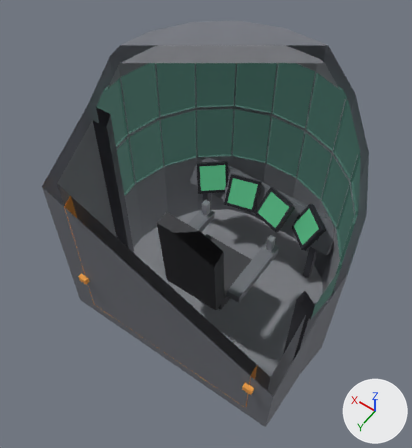
Two versions of the glTF model assets/models/cockpit_blockouts/tilewall_rear.glb, one commit apart.
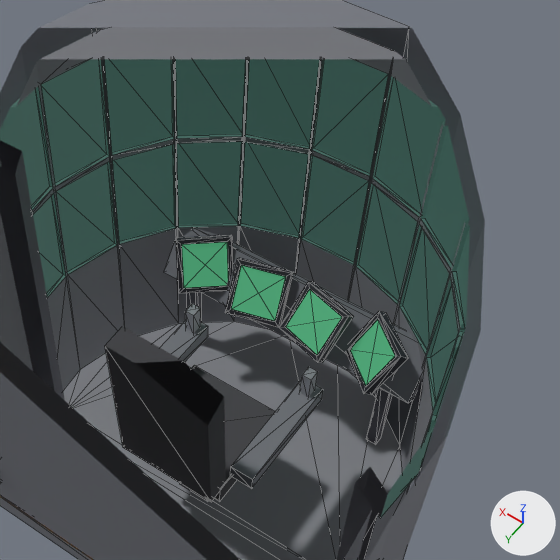
Each version is shown whole from a 50 mm lens placed at (-1.57, 2.41, 4.7), pointed at (0.11, 0.06, 1.0), then close up on the part from 24% to 100% of the width and 7% to 76% of the height. The lights are fixed; the arrows at lower right show +X, +Y and +Z. The first two pictures are the older version. The close-ups show mesh edges as thin lines. Everything nearer to the camera than a plane just in front of the edit is cut away. Where no turn or scale is listed for an object, it has been applied to the vertices. Vertices at exactly the same position are counted once.

Script lines for the objects in view, before the commit:
```python
ob_dash = bpy.data.objects.new('dash', me_dash_003)
ob_dash.location = (0.0, 0.0, 0.0)
ob_mfd_dash0 = bpy.data.objects.new('mfd_dash0', me_mfd_dash0_003)
ob_mfd_dash0.location = (0.0, 0.0, 0.0)
ob_mfd_dash0_screen = bpy.data.objects.new('mfd_dash0_screen', me_mfd_dash0_screen_003)
ob_mfd_dash0_screen.location = (0.0, 0.0, 0.0)
ob_mfd_dash1 = bpy.data.objects.new('mfd_dash1', me_mfd_dash1_003)
ob_mfd_dash1.location = (0.0, 0.0, 0.0)
ob_mfd_dash1_screen = bpy.data.objects.new('mfd_dash1_screen', me_mfd_dash1_screen_003)
ob_mfd_dash1_screen.location = (0.0, 0.0, 0.0)
ob_mfd_dash2 = bpy.data.objects.new('mfd_dash2', me_mfd_dash2_003)
ob_mfd_dash2.location = (0.0, 0.0, 0.0)
ob_mfd_dash2_screen = bpy.data.objects.new('mfd_dash2_screen', me_mfd_dash2_screen_003)
ob_mfd_dash2_screen.location = (0.0, 0.0, 0.0)
ob_mfd_dash3 = bpy.data.objects.new('mfd_dash3', me_mfd_dash3_003)
ob_mfd_dash3.location = (0.0, 0.0, 0.0)
ob_ramp = bpy.data.objects.new('ramp', me_shell_010)
ob_ramp.location = (0.0, 0.0, 0.0)
# me_mfd_dash0_screen_003
# before: 0 (-0.552, -0.47, 0.627) at pixel (366, 386), 1 (-0.368, -0.624, 0.627) at pixel (349, 349), 2 (-0.448, -0.719, 0.832) at pixel (378, 318), 3 (-0.632, -0.565, 0.832) at pixel (396, 356)
# also in view: 'seat' at (0.0, 0.09, 0.87); 'shell' at (0.0, -0.12, 1.06); 'mfd_dash3_screen' at (0.5, -0.59, 0.73)
```
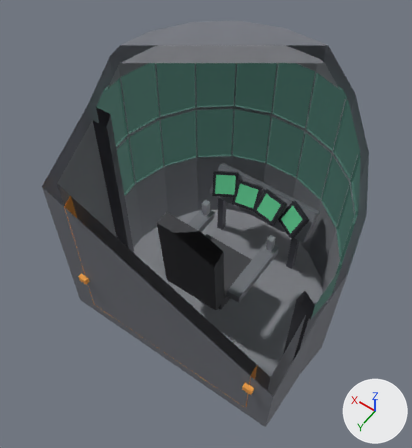
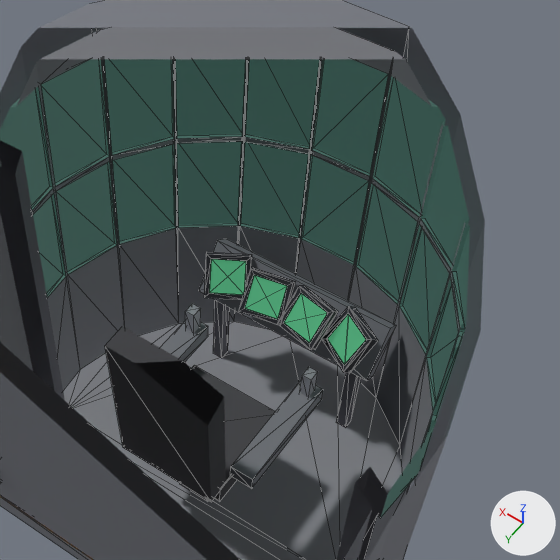
Where the change shows, as pixel boxes [x1, y1, x2, y2] in the close-ups (560 x 560 px):
'dash', mesh rescaled (23% narrower, 12% shorter)
    before: [164, 228, 423, 444]
    after: [199, 239, 397, 428]
'mfd_dash3_screen', reshaped (19% narrower, 21% shorter)
    before: [182, 242, 228, 288]
    after: [209, 259, 246, 295]
'mfd_dash0', reshaped (10% narrower, 20% shorter)
    before: [346, 311, 408, 395]
    after: [322, 306, 378, 373]
'mfd_dash0_screen', reshaped (15% narrower, 21% shorter)
    before: [350, 320, 395, 385]
    after: [328, 314, 366, 365]
'mfd_dash1', reshaped (21% narrower, 21% shorter)
    before: [279, 282, 354, 363]
    after: [279, 286, 338, 350]
'mfd_dash2_screen', reshaped (23% narrower, 21% shorter)
    before: [231, 265, 286, 321]
    after: [245, 275, 287, 319]
'mfd_dash1_screen', reshaped (23% narrower, 24% shorter)
    before: [286, 289, 342, 355]
    after: [284, 293, 327, 343]
'mfd_dash2', reshaped (16% narrower, 17% shorter)
    before: [225, 258, 293, 327]
    after: [239, 268, 296, 325]
'mfd_dash3', reshaped (16% narrower, 17% shorter)
    before: [176, 235, 233, 293]
    after: [204, 252, 252, 300]

Patch to the scene script:
```diff
--- a/assets/models/cockpit_blockouts/tilewall_rear.glb.py
+++ b/assets/models/cockpit_blockouts/tilewall_rear.glb.py
@@ me_dash_003 @@
-me_dash_003.from_pydata(...)  # 24 vertices, 36 faces; spans x -0.75..0.75, y -0.81..-0.56, z 0.0..0.79
+me_dash_003.from_pydata(...)  # 24 vertices, 36 faces; spans x -0.52..0.52, y -0.81..-0.56, z 0.0..0.79
+# me_dash_003 part 1: the whole mesh is scaled about its middle by (0.688, 1, 1)
 me_dash_003.materials.append(mat_console)
@@ me_mfd_dash0_003 @@
-me_mfd_dash0_003.from_pydata(...)  # 16 vertices, 28 faces; spans x -0.683..-0.337, y -0.773..-0.439, z 0.583..0.857
+me_mfd_dash0_003.from_pydata(...)  # 16 vertices, 28 faces; spans x -0.508..-0.22, y -0.74..-0.472, z 0.61..0.83
+# me_mfd_dash0_003 part 2: the whole mesh is rebuilt
 me_mfd_dash0_003.materials.append(mat_bezel)
@@ me_mfd_dash0_screen_003 @@
 # verts and faces of me_mfd_dash0_screen_003; kept vertices keep their numbers, new ones are numbered from 4
-me_mfd_dash0_screen_003.from_pydata(...)  # 4 vertices, 2 faces; spans x -0.632..-0.368, y -0.719..-0.47, z 0.627..0.832
+me_mfd_dash0_screen_003.from_pydata(...)  # 4 vertices, 2 faces; spans x -0.461..-0.252, y -0.684..-0.502, z 0.654..0.806
+# me_mfd_dash0_screen_003 part 3
+delete_vertices([*range(0, 4)])  # with the faces that use them
+verts[4] = (-0.408, -0.502, 0.654)  # pixel (344, 365)
+verts[5] = (-0.252, -0.596, 0.654)  # pixel (327, 338)
+verts[6] = (-0.305, -0.684, 0.806)  # pixel (348, 313)
+verts[7] = (-0.461, -0.59, 0.806)  # pixel (367, 339)
+faces += [(4, 6, 5), (4, 7, 6)]
 me_mfd_dash0_screen_003.materials.append(mat_screen_mfd_status)
@@ me_mfd_dash1_003 @@
-me_mfd_dash1_003.from_pydata(...)  # 16 vertices, 28 faces; spans x -0.339..-0.001, y -0.749..-0.463, z 0.59..0.85
+me_mfd_dash1_003.from_pydata(...)  # 16 vertices, 28 faces; spans x -0.253..0.011, y -0.718..-0.494, z 0.613..0.827
+# me_mfd_dash1_003 part 4: the whole mesh is rebuilt
 me_mfd_dash1_003.materials.append(mat_bezel)
@@ me_mfd_dash1_screen_003 @@
-me_mfd_dash1_screen_003.from_pydata(...)  # 4 vertices, 2 faces; spans x -0.301..-0.031, y -0.695..-0.49, z 0.635..0.826
-me_mfd_dash1_screen_003.vertices[0].co = (-0.262, -0.49, 0.635)  # pixel (317, 355)
-me_mfd_dash1_screen_003.vertices[1].co = (-0.031, -0.555, 0.635)  # pixel (285, 326)
-me_mfd_dash1_screen_003.vertices[2].co = (-0.07, -0.695, 0.826)  # pixel (309, 288)
-me_mfd_dash1_screen_003.vertices[3].co = (-0.301, -0.63, 0.826)  # pixel (343, 317)
+me_mfd_dash1_screen_003.from_pydata(...)  # 4 vertices, 2 faces; spans x -0.219..-0.018, y -0.665..-0.519, z 0.659..0.803
+# me_mfd_dash1_screen_003 part 5
+me_mfd_dash1_screen_003.vertices[0].co = (-0.197, -0.519, 0.659)  # pixel (310, 343)
+me_mfd_dash1_screen_003.vertices[1].co = (-0.018, -0.555, 0.659)  # pixel (283, 322)
+me_mfd_dash1_screen_003.vertices[2].co = (-0.04, -0.665, 0.803)  # pixel (301, 292)
+me_mfd_dash1_screen_003.vertices[3].co = (-0.219, -0.629, 0.803)  # pixel (328, 312)
 me_mfd_dash1_screen_003.materials.append(mat_screen_mfd_nav)
@@ me_mfd_dash2_003 @@
-me_mfd_dash2_003.from_pydata(...)  # 16 vertices, 28 faces; spans x 0.001..0.339, y -0.749..-0.463, z 0.59..0.85
+me_mfd_dash2_003.from_pydata(...)  # 16 vertices, 28 faces; spans x -0.011..0.253, y -0.718..-0.494, z 0.613..0.827
+# me_mfd_dash2_003 part 6: the whole mesh is rebuilt
 me_mfd_dash2_003.materials.append(mat_bezel)
@@ me_mfd_dash2_screen_003 @@
-me_mfd_dash2_screen_003.from_pydata(...)  # 4 vertices, 2 faces; spans x 0.031..0.301, y -0.695..-0.49, z 0.635..0.826
-me_mfd_dash2_screen_003.vertices[0].co = (0.031, -0.555, 0.635)  # pixel (275, 321)
-me_mfd_dash2_screen_003.vertices[1].co = (0.262, -0.49, 0.635)  # pixel (231, 309)
-me_mfd_dash2_screen_003.vertices[2].co = (0.301, -0.63, 0.826)  # pixel (241, 264)
-me_mfd_dash2_screen_003.vertices[3].co = (0.07, -0.695, 0.826)  # pixel (286, 276)
+me_mfd_dash2_screen_003.from_pydata(...)  # 4 vertices, 2 faces; spans x 0.018..0.219, y -0.665..-0.519, z 0.659..0.803
+# me_mfd_dash2_screen_003 part 7
+me_mfd_dash2_screen_003.vertices[0].co = (0.018, -0.555, 0.659)  # pixel (277, 319)
+me_mfd_dash2_screen_003.vertices[1].co = (0.197, -0.519, 0.659)  # pixel (244, 308)
+me_mfd_dash2_screen_003.vertices[2].co = (0.219, -0.629, 0.803)  # pixel (254, 274)
+me_mfd_dash2_screen_003.vertices[3].co = (0.04, -0.665, 0.803)  # pixel (287, 285)
 me_mfd_dash2_screen_003.materials.append(mat_screen_mfd_weapons)
@@ me_mfd_dash3_003 @@
-me_mfd_dash3_003.from_pydata(...)  # 16 vertices, 28 faces; spans x 0.337..0.683, y -0.773..-0.439, z 0.583..0.857
+me_mfd_dash3_003.from_pydata(...)  # 16 vertices, 28 faces; spans x 0.22..0.508, y -0.74..-0.472, z 0.61..0.83
+# me_mfd_dash3_003 part 8: the whole mesh is rebuilt
 me_mfd_dash3_003.materials.append(mat_bezel)
@@ me_mfd_dash3_screen_003 @@
-me_mfd_dash3_screen_003.from_pydata(...)  # 4 vertices, 2 faces; spans x 0.368..0.632, y -0.719..-0.47, z 0.627..0.832
-me_mfd_dash3_screen_003.vertices[0].co = (0.368, -0.624, 0.627)  # pixel (228, 285)
-me_mfd_dash3_screen_003.vertices[1].co = (0.552, -0.47, 0.627)  # pixel (183, 288)
-me_mfd_dash3_screen_003.vertices[2].co = (0.632, -0.565, 0.832)  # pixel (181, 244)
-me_mfd_dash3_screen_003.vertices[3].co = (0.448, -0.719, 0.832)  # pixel (227, 241)
+me_mfd_dash3_screen_003.from_pydata(...)  # 4 vertices, 2 faces; spans x 0.252..0.461, y -0.684..-0.502, z 0.654..0.806
+# me_mfd_dash3_screen_003 part 9
+me_mfd_dash3_screen_003.vertices[0].co = (0.252, -0.596, 0.654)  # pixel (244, 294)
+me_mfd_dash3_screen_003.vertices[1].co = (0.408, -0.502, 0.654)  # pixel (209, 292)
+me_mfd_dash3_screen_003.vertices[2].co = (0.461, -0.59, 0.806)  # pixel (211, 258)
+me_mfd_dash3_screen_003.vertices[3].co = (0.305, -0.684, 0.806)  # pixel (246, 260)
 me_mfd_dash3_screen_003.materials.append(mat_screen_mfd_radar)
```
